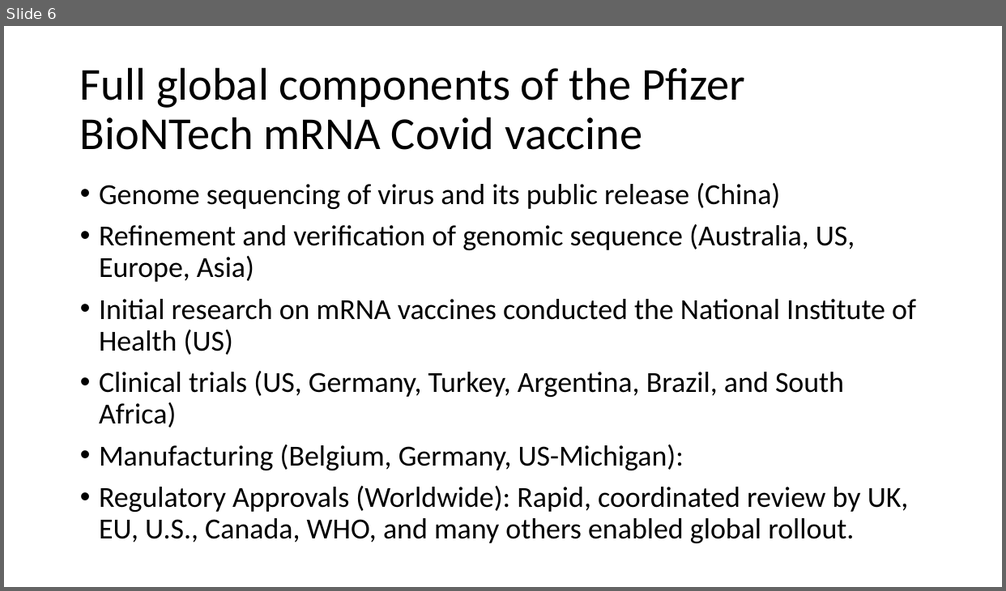
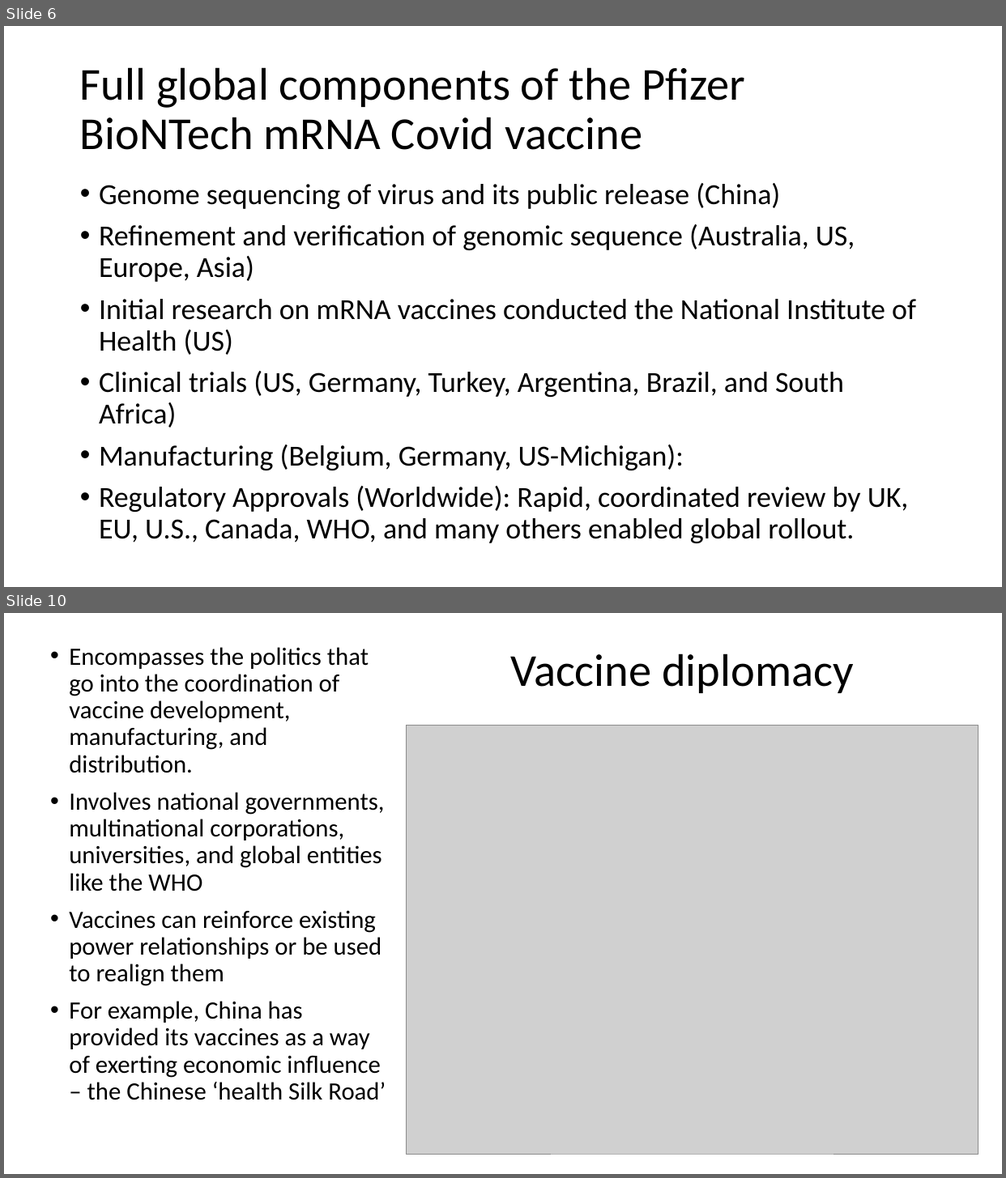
Before and after one commit to tstallins/tstallins.github.io, a slide deck: courses/261/vaccines.pptx. Shown one above the other, each under a label of ours: slide 6 before the commit, slides 6 and 10 after it; the slides between them are not shown. The pictures are 1006x591 and 1006x1178 pixels, drawn with LibreOffice and Linux fonts; fonts in the diff are those of the drawing; grey boxes stand for pictures. Boxes give left, top, right and bottom in pixels: in the first picture for what was removed or moved away, otherwise in the second. Text is boxed around its words. In the diff, an @@ line names an element or a change of style, - is before the commit and + after.

```diff
--- a/courses/261/vaccines.pptx
+++ b/courses/261/vaccines.pptx
@@ slide 10 added at (4, 613, 1002, 1174), background #FFFFFF @@
@@ text added at (69, 647, 386, 1101), 24 pt, text #000000 @@
+• Encompasses the politics that go into the coordination of vaccine development, manufacturing, and distribution.
+• Involves national governments, multinational corporations, universities, and global entities like the WHO
+• Vaccines can reinforce existing power relationships or be used to realign them
+• For example, China has provided its vaccines as a way of exerting economic influence – the Chinese ‘health Silk Road’
@@ title added at (510, 653, 853, 693), 44 pt, text #000000 @@
+Vaccine diplomacy
@@ picture added at (407, 726, 978, 1154) @@
```
Also in this commit, not shown: 11 other slides added.
